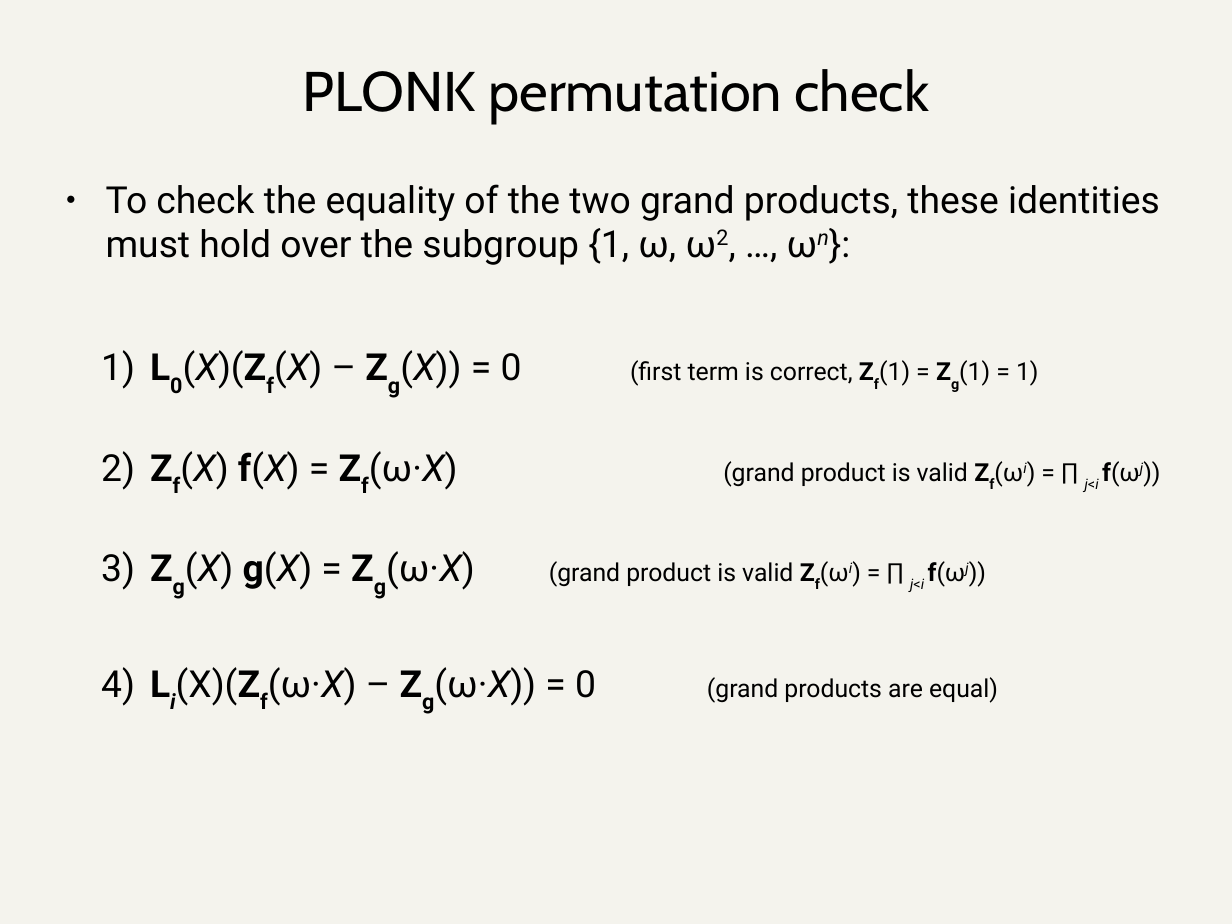
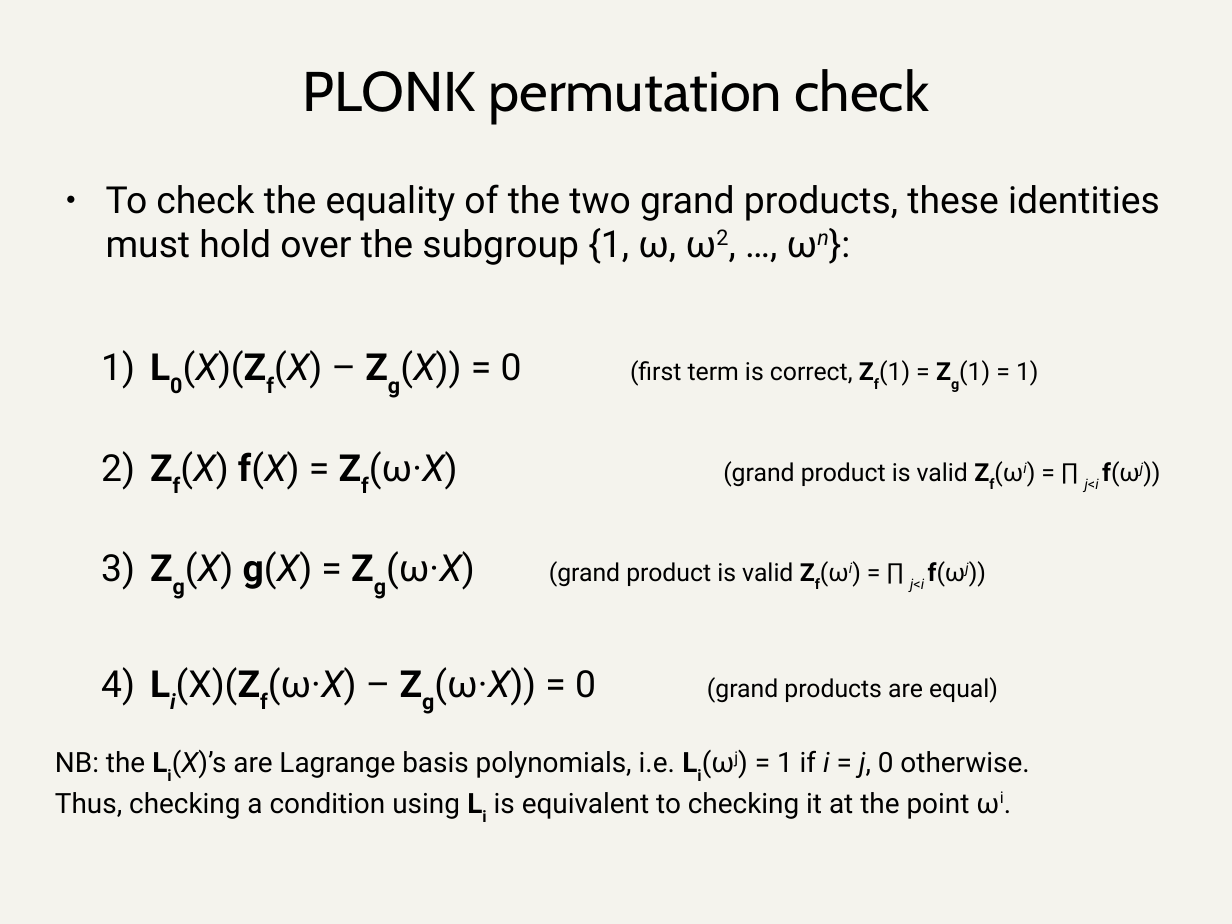
Before and after one commit to daira/halographs, a slide deck: slide 10 of deepdive.odp (slide 9 before the commit). Drawn at 1232x924 pixels with LibreOffice and Linux fonts; fonts in the diff are those of the drawing. Boxes give left, top, right and bottom in pixels: in the first picture for what was removed or moved away, otherwise in the second. Text is boxed around its words. In the diff, an @@ line names an element or a change of style, - is before the commit and + after.

```diff
--- a/deepdive.odp
+++ b/deepdive.odp
@@ text added at (55, 749, 1029, 819), 18 pt, text #000000 @@
+NB: the Li(X)’s are Lagrange basis polynomials, i.e. Li(ωj) = 1 if i = j, 0 otherwise.
+Thus, checking a condition using Li is equivalent to checking it at the point ωi.
```
Also in this commit, not shown: 3 other slides changed, 4 slides added, 1 other file.
